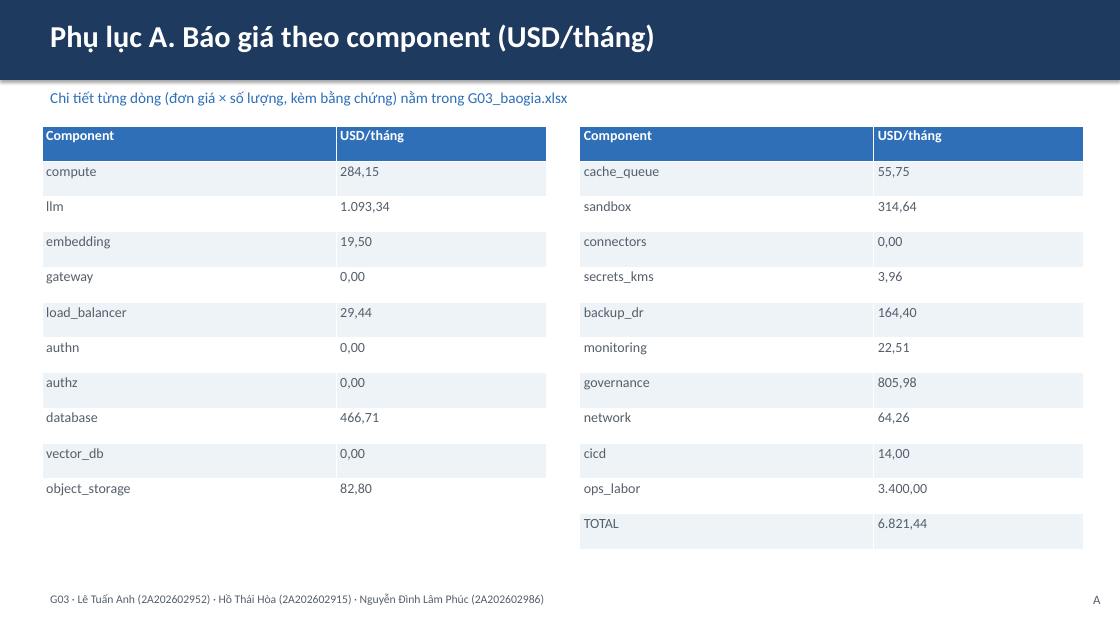
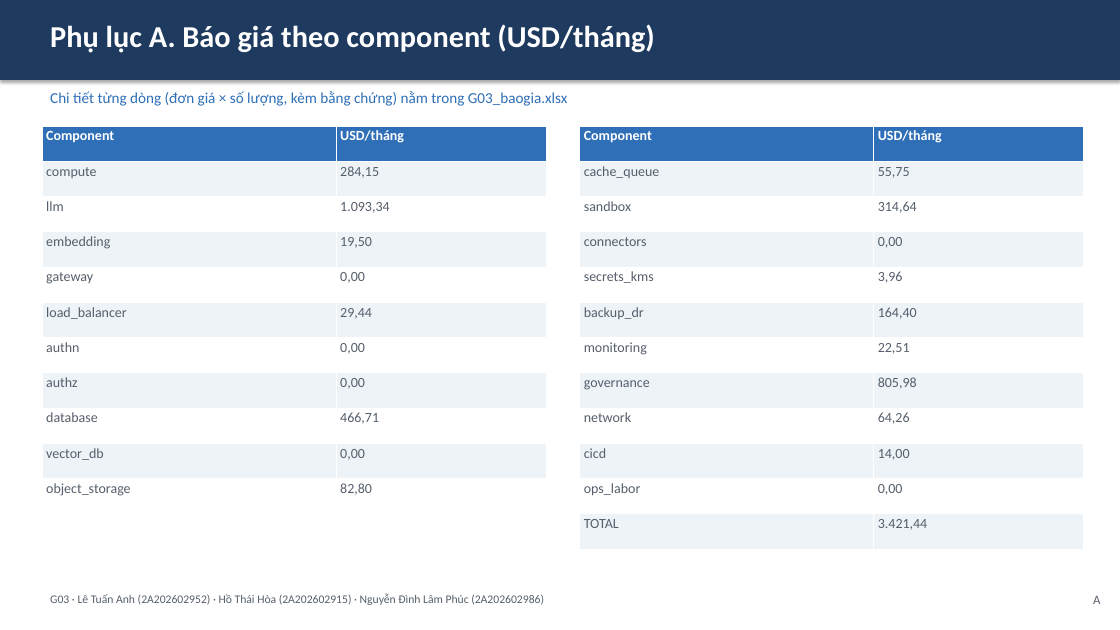
Before and after one commit to anhltsefpt/VBot-production-capstone, a slide deck: slide 17 of anh-le/G03_slide.pptx. Drawn at 1120x630 pixels with LibreOffice and Linux fonts; fonts in the diff are those of the drawing. Boxes give left, top, right and bottom in pixels: in the first picture for what was removed or moved away, otherwise in the second. Text is boxed around its words. In the diff, an @@ line names an element or a change of style, - is before the commit and + after.

```diff
--- a/anh-le/G03_slide.pptx
+++ b/anh-le/G03_slide.pptx
@@ table at (580, 126, 1084, 549) @@
-row 11, column 2: 3.400,00
+row 11, column 2: 0,00
-row 12, column 2: 6.821,44
+row 12, column 2: 3.421,44
```
Also in this commit, not shown: 6 other slides changed, 8 other files.
